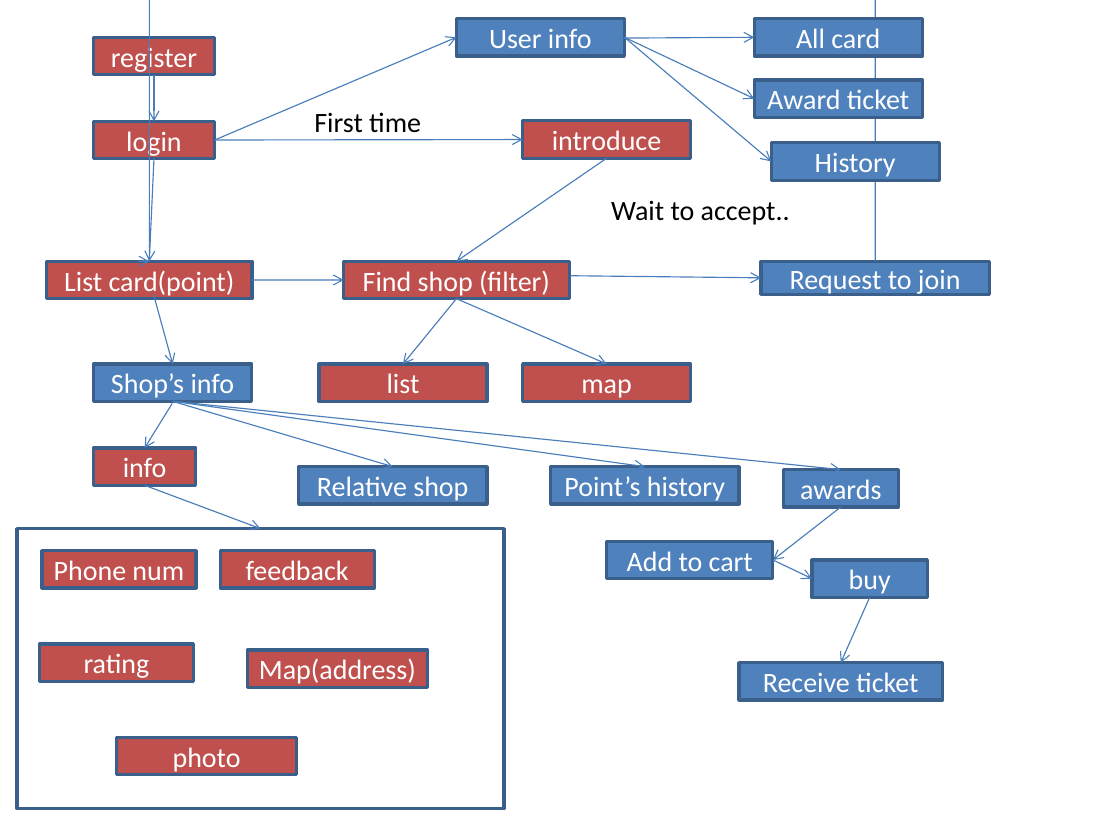
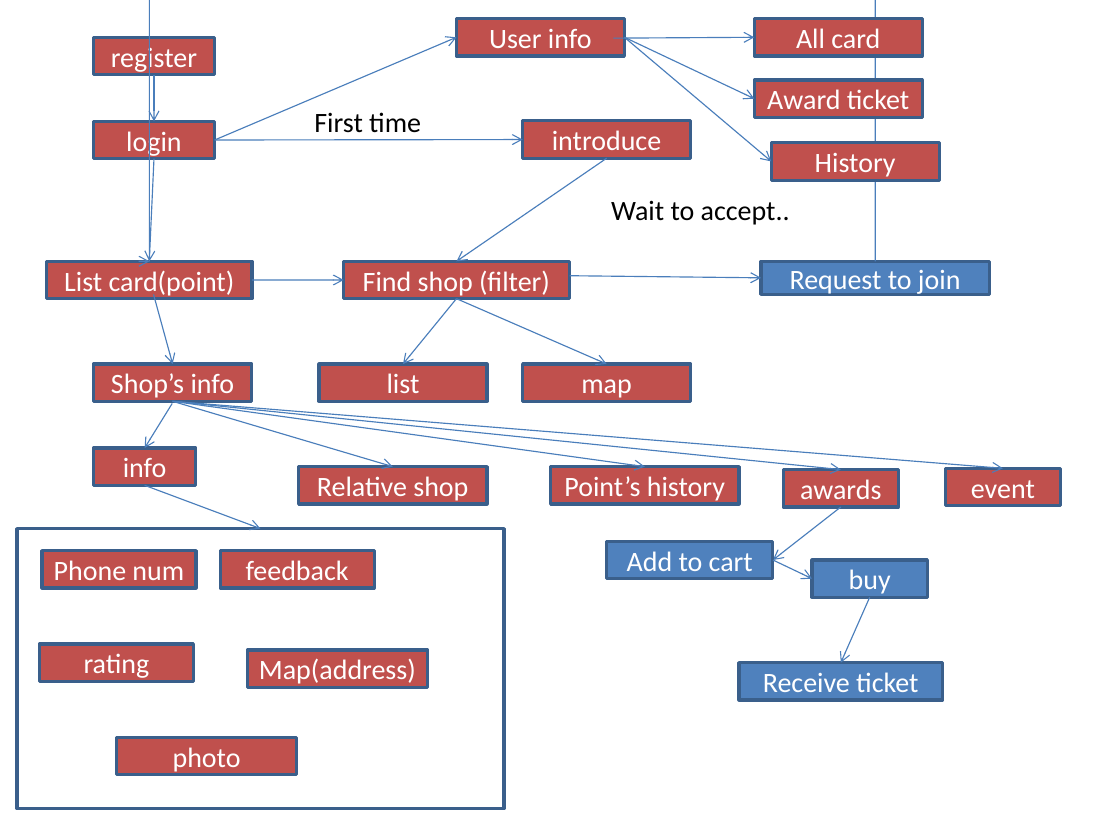
Before and after one commit to loyalty-point/Prototype, a slide deck: slide 1 of user-flow/user-flow.pptx. Drawn at 1120x840 pixels with LibreOffice and Linux fonts; fonts in the diff are those of the drawing. Boxes give left, top, right and bottom in pixels: in the first picture for what was removed or moved away, otherwise in the second. Text is boxed around its words. In the diff, an @@ line names an element or a change of style, - is before the commit and + after.

```diff
--- a/user-flow/user-flow.pptx
+++ b/user-flow/user-flow.pptx
@@ fill #4F81BD to #C0504D in 8 elements at <box>93,364,252,401</box>, <box>783,469,898,506</box>, <box>551,467,739,504</box>, <box>299,467,487,504</box>, <box>457,19,625,56</box>, <box>754,19,922,56</box>, <box>754,80,922,116</box>, <box>772,142,940,179</box> @@
@@ arrow added from (172, 401) to (1002, 468), #4B7EBC 0.75 pt @@
@@ rectangle added at <box>945,468,1061,505</box>, fill #C0504D, outline #3A5F8C 2 pt, 18 pt, text #FFFFFF @@
+event
```
Also in this commit, not shown: 1 other file.
